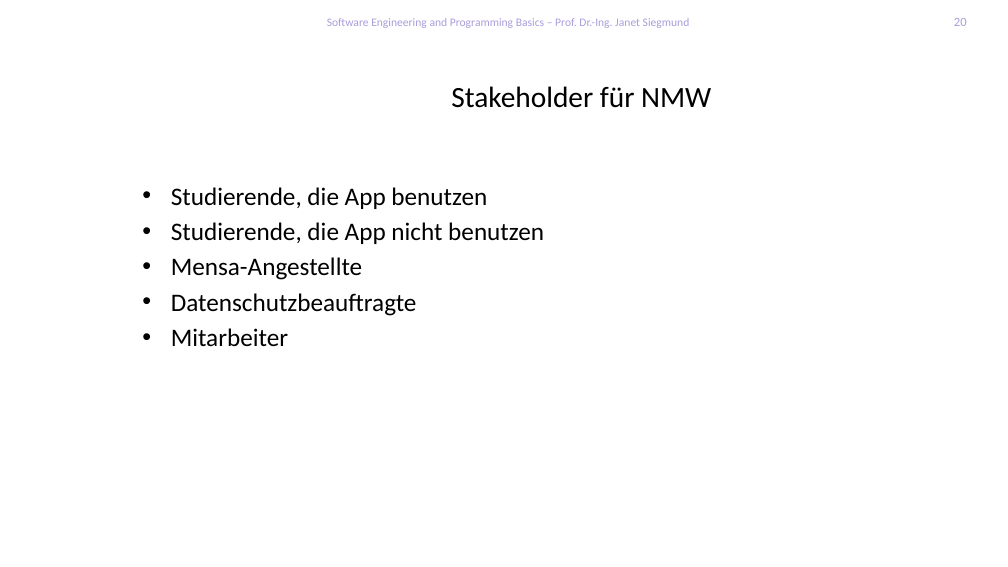
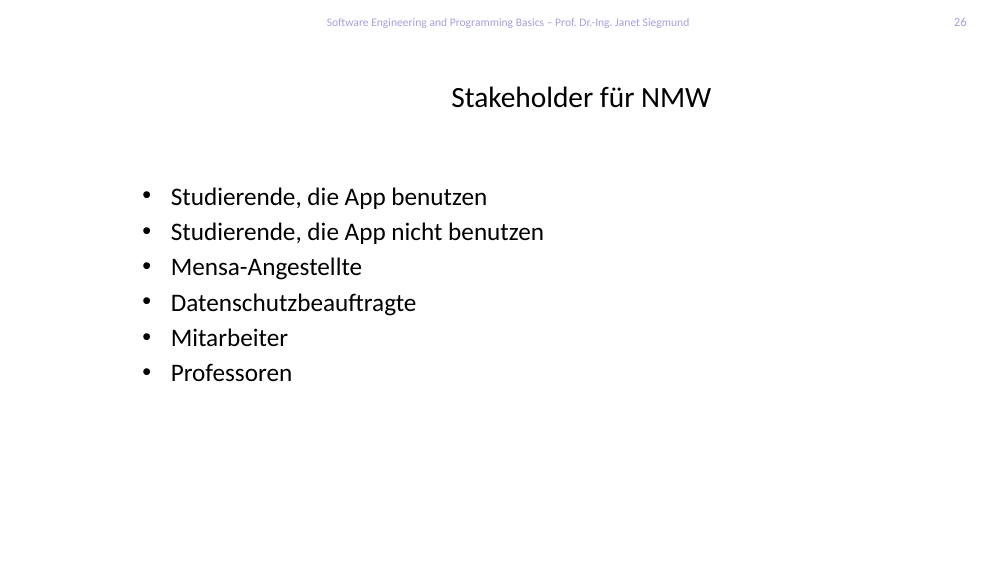
Before and after one commit to feigensp/lehre, a slide deck: slide 26 of se/slides/02_RequirementsEngineering.pptx (slide 20 before the commit). Drawn at 1008x567 pixels with LibreOffice and Linux fonts; fonts in the diff are those of the drawing; background and template pictures are left out. Boxes give left, top, right and bottom in pixels: in the first picture for what was removed or moved away, otherwise in the second. Text is boxed around its words. In the diff, an @@ line names an element or a change of style, - is before the commit and + after.

```diff
--- a/se/slides/02_RequirementsEngineering.pptx
+++ b/se/slides/02_RequirementsEngineering.pptx
@@ text at box(171, 363, 292, 382): paragraph added @@
+• Professoren
```
Also in this commit, not shown: 3 other slides changed, 6 slides added, 5 other files.
